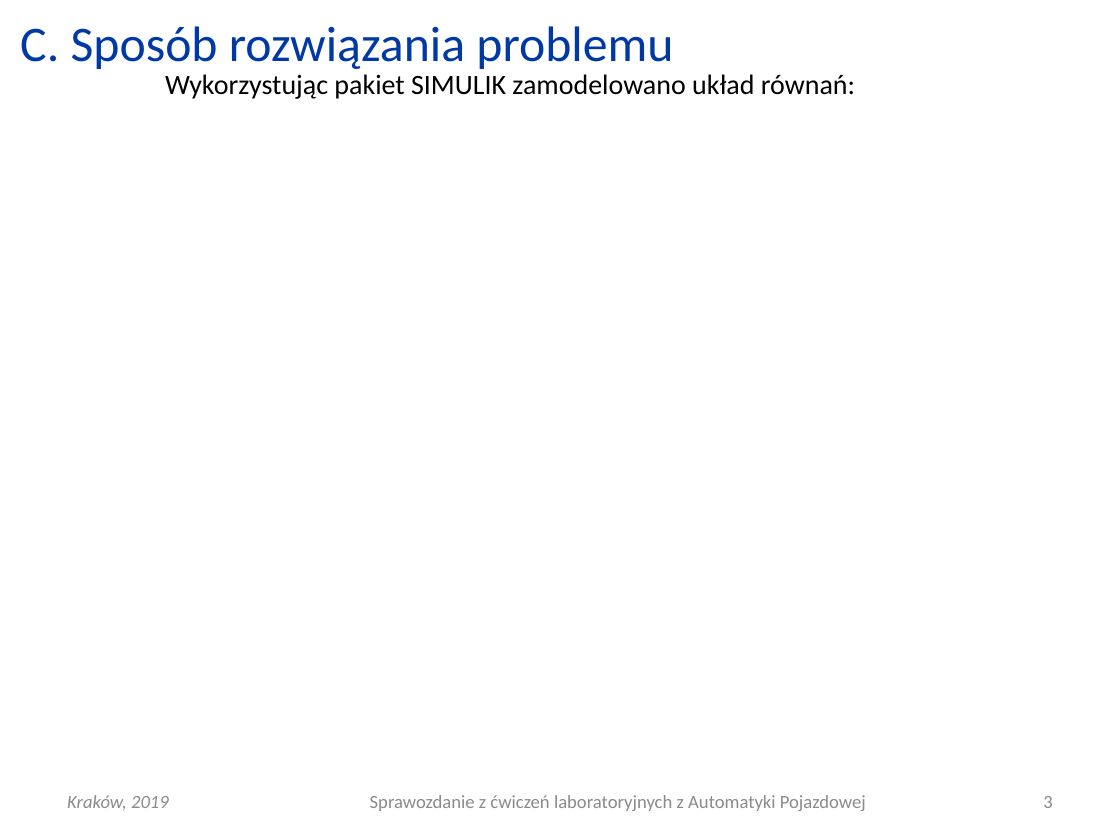
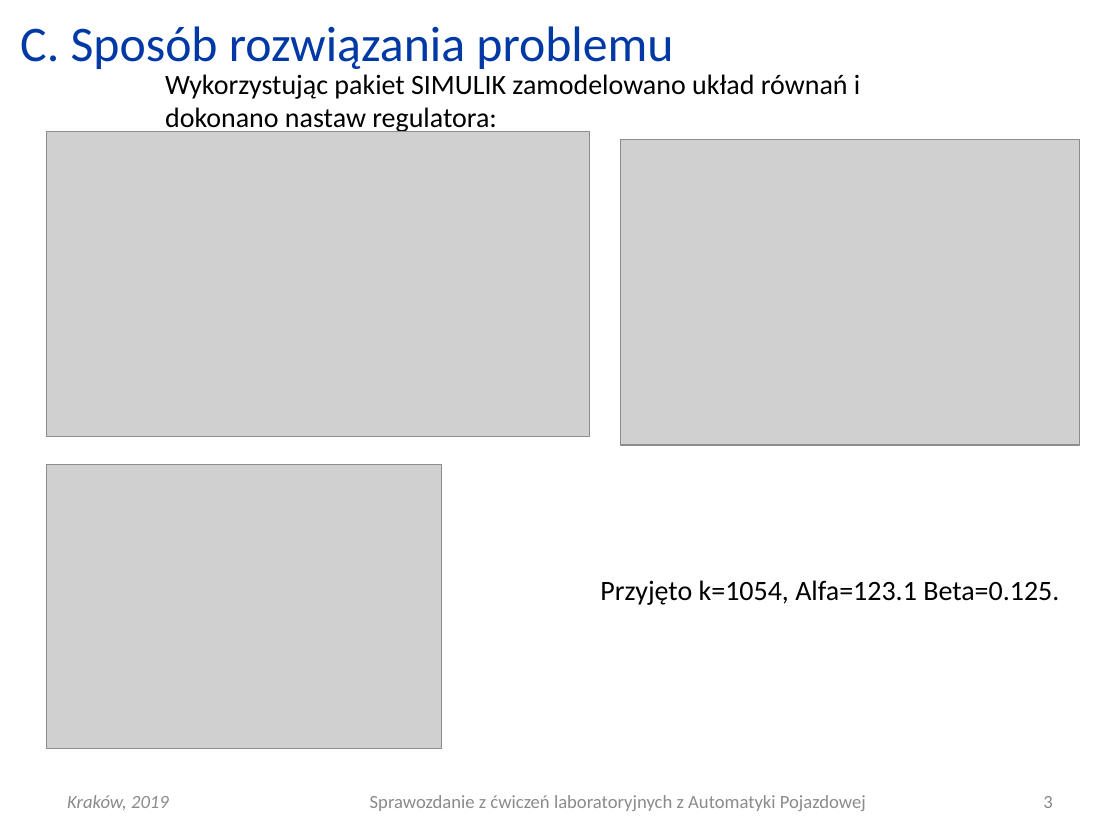
Before and after one commit to Katarzyna-W/AP, a slide deck: slide 3 of Lab9_zawieszenie/AP_L08_20190424_0800_G01.pptx. Drawn at 1120x840 pixels with LibreOffice and Linux fonts; fonts in the diff are those of the drawing; grey boxes stand for pictures. Boxes give left, top, right and bottom in pixels: in the first picture for what was removed or moved away, otherwise in the second. Text is boxed around its words. In the diff, an @@ line names an element or a change of style, - is before the commit and + after.

```diff
--- a/Lab9_zawieszenie/AP_L08_20190424_0800_G01.pptx
+++ b/Lab9_zawieszenie/AP_L08_20190424_0800_G01.pptx
@@ text at bbox=[165, 74, 860, 134]: text changed @@
-Wykorzystując pakiet SIMULIK zamodelowano układ równań:
+Wykorzystując pakiet SIMULIK zamodelowano układ równań i dokonano nastaw regulatora:
@@ picture added at bbox=[47, 131, 590, 436] @@
@@ picture added at bbox=[620, 140, 1080, 445] @@
@@ picture added at bbox=[47, 465, 442, 748] @@
@@ text added at bbox=[600, 580, 1059, 605], 18 pt, text #000000 @@
+Przyjęto k=1054, Alfa=123.1 Beta=0.125.
```
Also in this commit, not shown: 2 other slides changed, 8 other files.
